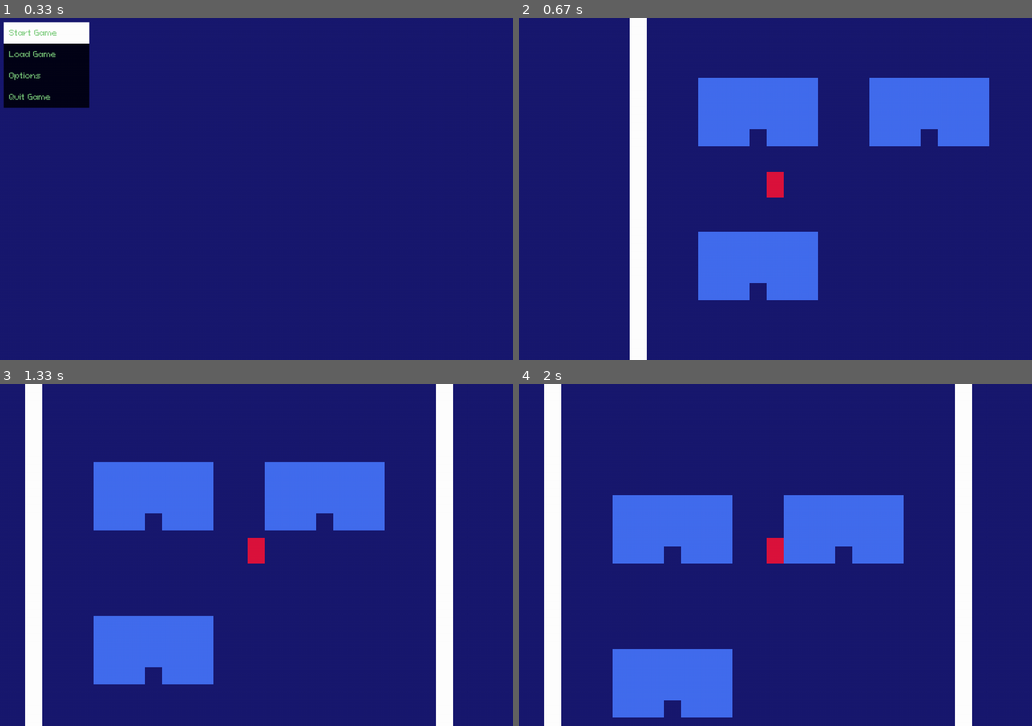
Above: before the commit, frames 1-4 (two rows, left to right).
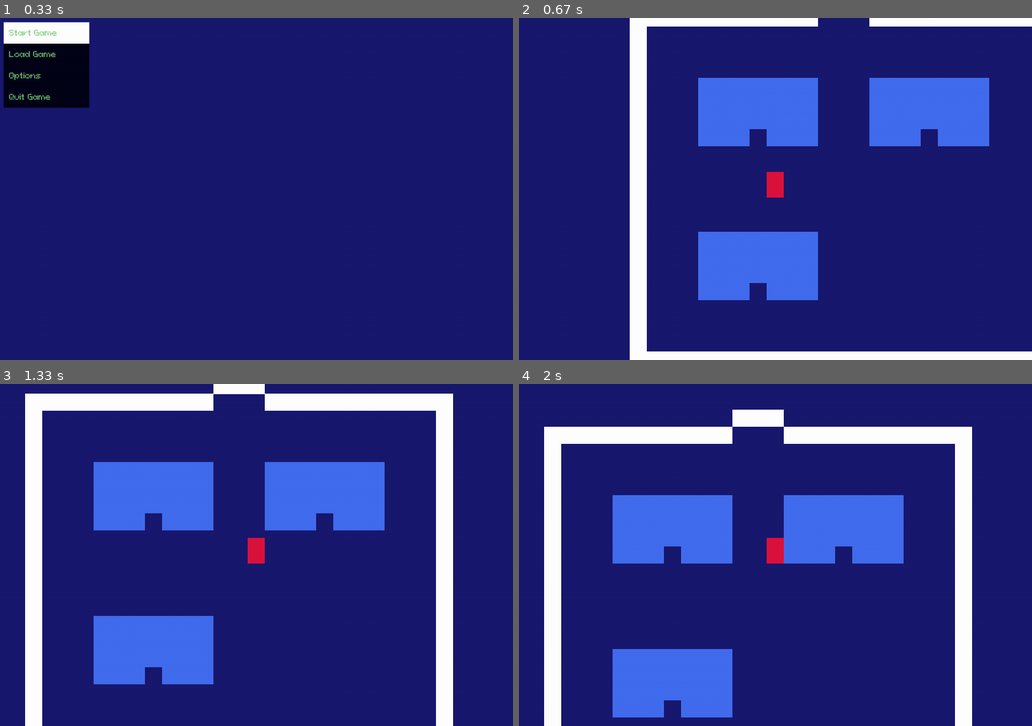
Above: after the commit, the same moments.

Repository: kritserv/rpg-maker-style-top-down-game-template
Game: pygame game, started from main.py
The game is run twice, just before and just after one commit, with the same random seed, the same clock (stepped at 60 frames per second) and the same inputs.
Inputs:
- Up to frame 1 (0.33 s): no input
- Up to frame 2 (0.67 s): tap Enter at 0.33 s
- Up to frame 3 (1.33 s): hold Right 0.67-1.13 s; hold Up from 1.17 s (still down)
- Up to frame 4 (2 s): release Up at 1.47 s

Frame 1 is identical in both runs. In frame 2, 3.5% of the frame differs, in the area x 24-100%, y 0-100%; in frame 3, 3.9%; in frame 4, 4.7%, in the area x 4-89%, y 0-18%.

Commit message:
rename scene_viewer to scene_obstacles_viewer & split openworld to town1 and openworld map

Diff:
--- a/game_data/event/config.json
+++ b/game_data/event/config.json
@@ -1,7 +1,11 @@
 {
 	"event_dict": {
 		"openworld": [
-			"move_to_inner_house1", "move_to_inner_house2", "move_to_inner_house3"
+			"move_to_town1_from_openworld"
+		],
+		"town1": [
+			"move_to_inner_house1", "move_to_inner_house2", "move_to_inner_house3",
+			"exit_town1_1", "exit_town1_2", "exit_town1_3"
 		],
 		"inner_house1": [
 			"cat", "exit_inner_house1"
@@ -13,5 +17,5 @@
 			"exit_inner_house3"
 		]
 	},
-	"start_event":  "move_to_openworld"
+	"start_event":  "move_to_town1"
 }
--- a/game_data/event/data.json
+++ b/game_data/event/data.json
@@ -5,7 +5,23 @@
 			"trigger_by": "nothing",
 			"effect": {
 				"func": "change_scene",
-				"new_scene": [-64, 0, "openworld"]
+				"new_scene": [0, 48, "openworld"]
+			}
+		},
+		"move_to_town1_from_openworld": {
+			"pos": [0, 64],
+			"trigger_by": "player_on_top",
+			"effect": {
+				"func": "change_scene",
+				"new_scene": [0, -128, "town1"]
+			}
+		},
+		"move_to_town1": {
+			"pos": [0, 0],
+			"trigger_by": "nothing",
+			"effect": {
+				"func": "change_scene",
+				"new_scene": [-64, 0, "town1"]
 			}
 		},
 		"move_to_inner_house1": {
@@ -37,7 +53,7 @@
 			"trigger_by": "player_on_top",
 			"effect": {
 				"func": "change_scene",
-				"new_scene": [-80, -16, "openworld"]
+				"new_scene": [-80, -16, "town1"]
 			}
 		},
 		"exit_inner_house2": {
@@ -45,7 +61,7 @@
 			"trigger_by": "player_on_top",
 			"effect": {
 				"func": "change_scene",
-				"new_scene": [80, -16, "openworld"]
+				"new_scene": [80, -16, "town1"]
 			}
 		},
 		"exit_inner_house3": {
@@ -53,7 +69,31 @@
 			"trigger_by": "player_on_top",
 			"effect": {
 				"func": "change_scene",
-				"new_scene": [-80, 128, "openworld"]
+				"new_scene": [-80, 128, "town1"]
+			}
+		},
+		"exit_town1_1": {
+			"pos": [-16, -160],
+			"trigger_by": "player_on_top",
+			"effect": {
+				"func": "change_scene",
+				"new_scene": [0, 48, "openworld"]
+			}
+		},
+		"exit_town1_2": {
+			"pos": [0, -160],
+			"trigger_by": "player_on_top",
+			"effect": {
+				"func": "change_scene",
+				"new_scene": [0, 48, "openworld"]
+			}
+		},
+		"exit_town1_3": {
+			"pos": [16, -160],
+			"trigger_by": "player_on_top",
+			"effect": {
+				"func": "change_scene",
+				"new_scene": [0, 48, "openworld"]
 			}
 		},
 		"cat": {
--- a/game_data/scene/camera_stop_pos.json
+++ b/game_data/scene/camera_stop_pos.json
@@ -1,6 +1,7 @@
 {
     "camera_stop_position_dict": {
-        "openworld": [-144, 144, -160, 160],
+        "openworld": [-48, 48, -64, 16],
+        "town1": [-144, 144, -96, 112],
         "inner_house1": [-48, 48, -64, 16],
         "inner_house2": [-48, 48, -64, 16],
         "inner_house3": [-48, 48, -64, 16]
--- a/game_data/scene/config.json
+++ b/game_data/scene/config.json
@@ -1,10 +1,13 @@
 {
     "scene_dict": {
         "openworld": [
+            "openworld_border"
+        ],
+        "town1": [
             "house1",
             "house2",
             "house3",
-            "openworld_border"
+            "town1_border"
         ],
         "inner_house1": [
             "cat",
--- a/game_data/scene/data.json
+++ b/game_data/scene/data.json
@@ -12,11 +12,13 @@
                 ]
             },
             {
-                "openworld_border": [
-                    [-208, -240, 384, 16],
-                    [-208, 208, 400, 16],
-                    [-208, -224, 16, 432],
-                    [176, -240, 16, 448]
+                "town1_border": [
+                    [-32, -192, 48, 16],
+                    [-208, -176, 176, 16],
+                    [16, -176, 176, 16],
+                    [-208, 144, 400, 16],
+                    [-208, -176, 16, 320],
+                    [176, -176, 16, 320]
                 ]
             },
             {
@@ -28,6 +30,16 @@
                     [-176, -112, 336, 16],
                     [-32, 64, 48, 16]
                 ]
+            },
+            {
+                "openworld_border": [
+                    [-176, -112, 16, 160],
+                    [144, -112, 16, 160],
+                    [-176, 48, 160, 16],
+                    [0, 48, 160, 16],
+                    [-176, -112, 336, 16],
+                    [-32, 64, 48, 16]
+                ]
             }
         ]
     }
--- a/scene_viewer.py
+++ b/scene_obstacles_viewer.py
@@ -83,13 +83,13 @@
 	return scene_dict
 
 
-def render_map(map_name):
+def render_scene(scene_name):
 
 	fig, ax = plt.subplots()
 
-	ax.set_title(map_name)
+	ax.set_title(scene_name)
 	ax.set_facecolor("black")
-	rects = scene_dict[map_name]
+	rects = scene_dict[scene_name]
 	for rect in rects:
 		xy = (rect[0][0], -rect[0][1])
 		width = rect[0][2]
@@ -103,28 +103,28 @@
 	ax.set_ylim([-320, 320])
 	plt.show()
 
-def render_all_map():
-	for map_name in scene_dict:
-		render_map(map_name)
+def render_all_scene():
+	for scene_name in scene_dict:
+		render_scene(scene_name)
 
 scene_dict = load_scene_from_json()
 
 if __name__ == "__main__":
-	print("\nAvailable maps:")
-	for map_name in scene_dict:
-		print(map_name)
+	print("\nAvailable scenes:")
+	for scene_name in scene_dict:
+		print(scene_name)
 
 	while True:
-		user_input = input("\nEnter a map name to render (or 'all' to render all maps, 'q' to quit)\n: ")
+		user_input = input("\nEnter a scene name to render (or 'all' to render all scene, 'q' to quit)\n: ")
 
 		if user_input == "q" or user_input == "quit":
 			break
 
 		elif user_input == "all":
-			render_all_map()
+			render_all_scene()
 
 		elif user_input in scene_dict:
-			render_map(user_input)
+			render_scene(user_input)
 
 		else:
-			print(f"Error: {user_input} is not a recognized command or map name.")
+			print(f"Error: {user_input} is not a recognized command or scene name.")
